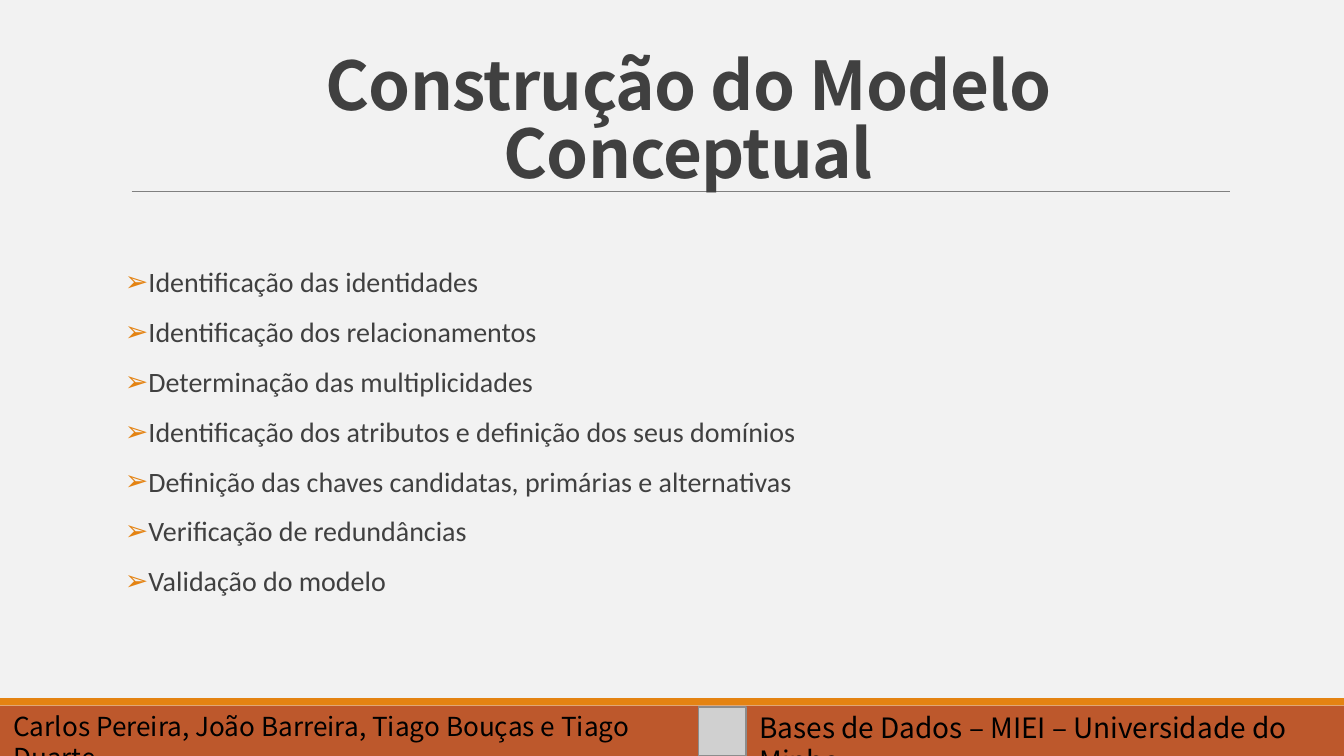
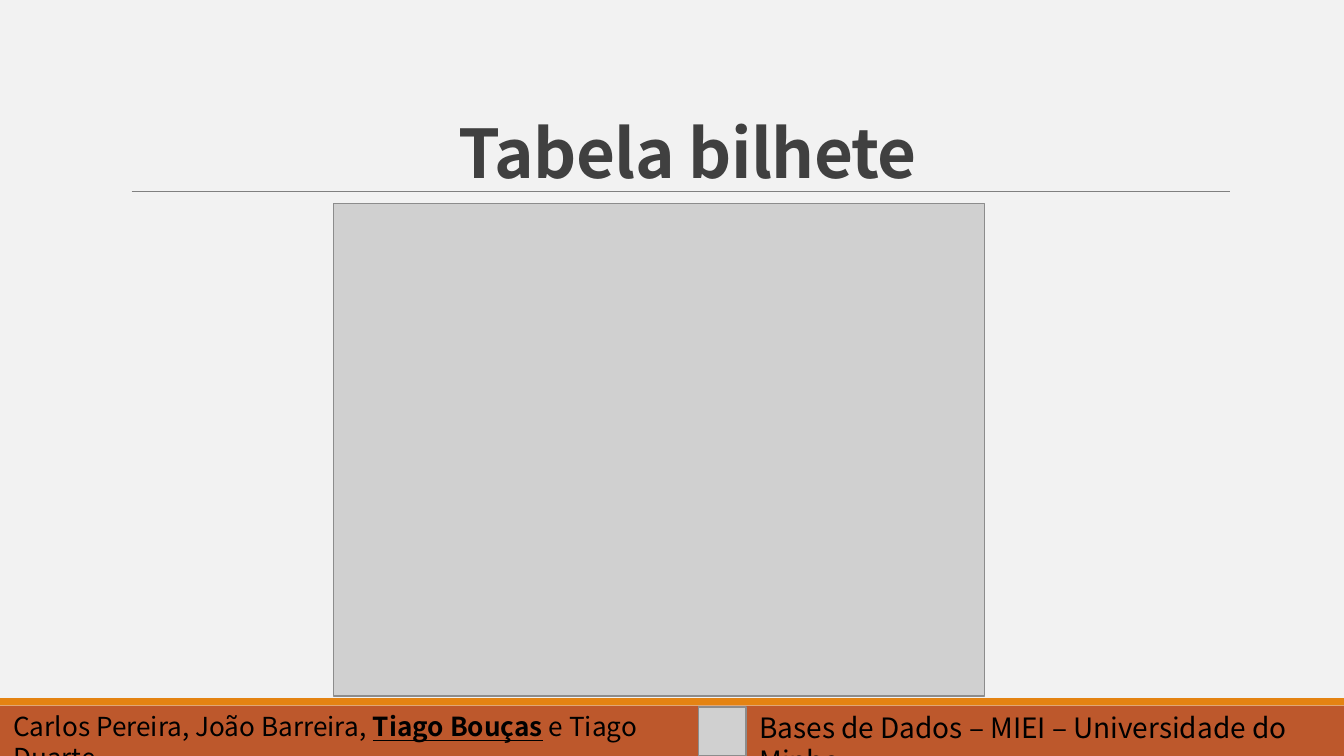
Before and after one commit to barreira/bd-1617, a slide deck: slide 7 of Slides_apresentação.pptx (slide 5 before the commit). Drawn at 1344x756 pixels with LibreOffice and Linux fonts; fonts in the diff are those of the drawing; grey boxes stand for pictures. Boxes give left, top, right and bottom in pixels: in the first picture for what was removed or moved away, otherwise in the second. Text is boxed around its words. In the diff, an @@ line names an element or a change of style, - is before the commit and + after.

```diff
--- a/Slides_apresentação.pptx
+++ b/Slides_apresentação.pptx
@@ title at [459, 123, 917, 192]: text changed @@
-Construção do Modelo Conceptual
+Tabela bilhete
@@ picture added at [333, 203, 985, 696] @@
@@ text removed at [148, 272, 795, 596] @@
-➢ Identificação das identidades
-➢ Identificação dos relacionamentos
-➢ Determinação das multiplicidades
-➢ Identificação dos atributos e definição dos seus domínios
-➢ Definição das chaves candidatas, primárias e alternativas
-➢ Verificação de redundâncias
-➢ Validação do modelo
@@ text "Carlos Pereira, João Barreira, Tiago ..." at [13, 715, 637, 743]: bold on, underline on in "Tiago Bouças" @@
```
Also in this commit, not shown: 11 other slides changed, 4 slides added.
